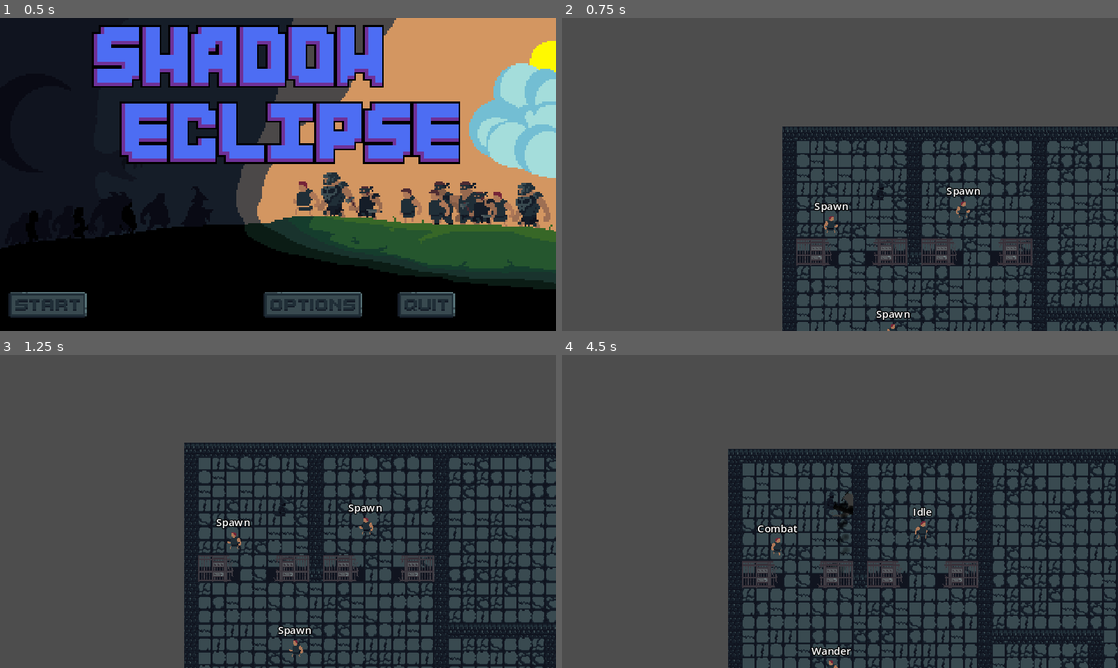
Above: before the commit, frames 1-4 (two rows, left to right).
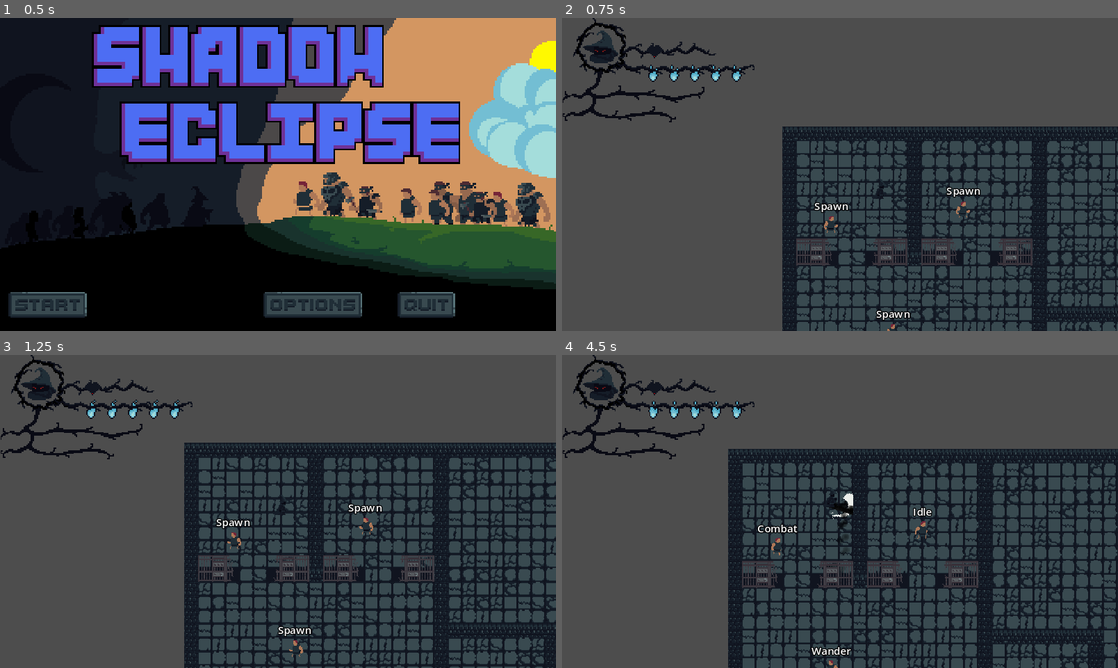
Above: after the commit, the same moments.

Repository: vyxul/Shadow-Eclipse
Game: Godot game, scene res://GameFiles/Scenes/Menu/StartScreen.tscn
Same seed, same stepped clock (60 frames per second), same inputs: the game is played once before the commit and once after it.
Inputs (mouse positions are in pixels of both pictures, inside the frame that each line leads up to):
- Up to frame 1 (0.5 s): no input
- Up to frame 2 (0.75 s): click (612, 309) at 0.5 s
- Up to frame 3 (1.25 s): no input
- Up to frame 4 (4.5 s): move the mouse to (795, 539) at 1.27 s; hold D (right) 1.28-2.03 s; tap C (c) at 1.35, 3.05, 3.6 s; tap R (r) at 1.55, 2.1, 3.8 s; move the mouse to (901, 524) at 2.02 s; hold S (down) 2.03-2.78 s; tap X (x) at 2.3, 2.85 s; move the mouse to (828, 605) at 2.77 s; hold D (right) 2.78-3.53 s; move the mouse to (812, 574) at 3.52 s; hold W (up) 3.53-4.28 s; move the mouse to (1006, 558) at 4.27 s; hold A (left) from 4.28 s (still down); click (1006, 558) at 4.35 s

Frame 1 is identical in both runs. In frame 2, 2.2% of the frame differs, in the area x 0-59%, y 0-59%; in frame 3, 2.2%; in frame 4, 2.3%, in the area x 0-53%, y 0-53%.

Commit message:
Added animation to player and wall collision to ranged attack

Diff:
--- a/GameFiles/Game Objects/Characters/NPC/bandit_melee_attack.tscn
+++ b/GameFiles/Game Objects/Characters/NPC/bandit_melee_attack.tscn
@@ -6,6 +6,33 @@
 
 [sub_resource type="RectangleShape2D" id="RectangleShape2D_0k5uf"]
 size = Vector2(42, 20)
+
+[sub_resource type="Animation" id="Animation_n11v8"]
+length = 0.001
+tracks/0/type = "value"
+tracks/0/imported = false
+tracks/0/enabled = true
+tracks/0/path = NodePath(".:frame")
+tracks/0/interp = 1
+tracks/0/loop_wrap = true
+tracks/0/keys = {
+"times": PackedFloat32Array(0),
+"transitions": PackedFloat32Array(1),
+"update": 1,
+"values": [0]
+}
+tracks/1/type = "value"
+tracks/1/imported = false
+tracks/1/enabled = true
+tracks/1/path = NodePath("../HitboxComponent/CollisionShape2D:disabled")
+tracks/1/interp = 1
+tracks/1/loop_wrap = true
+tracks/1/keys = {
+"times": PackedFloat32Array(0),
+"transitions": PackedFloat32Array(1),
+"update": 1,
+"values": [true]
+}
 
 [sub_resource type="Animation" id="Animation_v0fe1"]
 resource_name = "attack"
@@ -53,33 +80,6 @@
 "values": [false, true]
 }
 
-[sub_resource type="Animation" id="Animation_n11v8"]
-length = 0.001
-tracks/0/type = "value"
-tracks/0/imported = false
-tracks/0/enabled = true
-tracks/0/path = NodePath(".:frame")
-tracks/0/interp = 1
-tracks/0/loop_wrap = true
-tracks/0/keys = {
-"times": PackedFloat32Array(0),
-"transitions": PackedFloat32Array(1),
-"update": 1,
-"values": [0]
-}
-tracks/1/type = "value"
-tracks/1/imported = false
-tracks/1/enabled = true
-tracks/1/path = NodePath("../HitboxComponent/CollisionShape2D:disabled")
-tracks/1/interp = 1
-tracks/1/loop_wrap = true
-tracks/1/keys = {
-"times": PackedFloat32Array(0),
-"transitions": PackedFloat32Array(1),
-"update": 1,
-"values": [true]
-}
-
 [sub_resource type="AnimationLibrary" id="AnimationLibrary_hl5b4"]
 _data = {
 "RESET": SubResource("Animation_n11v8"),
@@ -105,6 +105,7 @@
 }
 
 [node name="Sprite2D" type="Sprite2D" parent="."]
+modulate = Color(1, 0, 0, 1)
 position = Vector2(-5, 0)
 rotation = -1.5708
 texture = ExtResource("2_xvwvw")
--- a/GameFiles/Game Objects/Characters/Player/player.gd
+++ b/GameFiles/Game Objects/Characters/Player/player.gd
@@ -9,8 +9,10 @@
 @onready var sprite_2d = $Sprite2D
 @onready var player_melee_controller = $PlayerMeleeController
 @onready var player_ranged_controller = $PlayerRangedController
+@onready var hurtbox_component = $HurtboxComponent
 @onready var health_component: HealthComponent = $HealthComponent
 @onready var mana_component: ManaComponent = $ManaComponent
+@onready var animation_player = $AnimationPlayer
 
 @onready var attack_flag = preload("res://GameFiles/Game Objects/UI Object/FollowerFlags/attack_flag.tscn")
 @onready var follow_target_flag = preload("res://GameFiles/Game Objects/UI Object/FollowerFlags/follow_target_flag.tscn")
@@ -21,6 +23,8 @@
 var followers: Dictionary = {}
 var follower_markers: Array = []
 var follower_count: int = 0
+var direction: int = 1
+var player_dead: bool = false
 
 
 func _ready():
@@ -36,15 +40,12 @@
 	GameData.player_mp_ui_ready.connect(on_player_mp_ui_ready)
 
 
-func _process(delta):
-	#update_follower_markers()
-	pass
-
-
 func _physics_process(delta):
+	if player_dead:
+		return
 
 	update_follower_markers()
-	move(delta)
+	move()
 	if Input.is_action_just_pressed("left_click"):
 		melee_attack()
 
@@ -60,7 +61,7 @@
 	if Input.is_action_just_pressed("z"):
 		command_attack_target()
 
-func move(delta: float):
+func move():
 	var move_direction = Input.get_vector("left", "right", "up", "down")
 	move_direction = move_direction.normalized()
 
@@ -72,8 +73,20 @@
 		move_speed = player_speed
 
 	var target_velocity = move_direction * move_speed
-	#velocity = velocity.lerp(target_velocity, 1 - exp(-delta * 5))
 	velocity = target_velocity
+
+	if !player_melee_controller.is_attacking && !player_ranged_controller.is_attacking:
+		if velocity == Vector2.ZERO:
+			animation_player.play("idle")
+		else:
+			animation_player.play("walk")
+
+	if   velocity.x < 0 && direction == 1:
+		sprite_2d.flip_h = true
+		direction = -1
+	elif velocity.x > 0 && direction == -1:
+		sprite_2d.flip_h = false
+		direction = 1
 
 	move_and_slide()
 
@@ -143,6 +156,11 @@
 
 
 func _on_health_component_health_depleted():
+	animation_player.play("death")
+	hurtbox_component.collision_layer = 0
+	player_dead = true
+	#set_process(false)
+	await animation_player.animation_finished
 	GameData.player_died.emit()
 
 
--- a/GameFiles/Game Objects/Characters/Player/player.tscn
+++ b/GameFiles/Game Objects/Characters/Player/player.tscn
@@ -1,13 +1,13 @@
-[gd_scene load_steps=11 format=3 uid="uid://cf2x6amj6vpyd"]
+[gd_scene load_steps=17 format=3 uid="uid://cf2x6amj6vpyd"]
 
 [ext_resource type="Script" path="res://GameFiles/Game Objects/Characters/Player/player.gd" id="1_n8ck6"]
-[ext_resource type="Texture2D" uid="uid://dopmhlwnubn3n" path="res://GameFiles/Assets/Art/Enemies/art_sprite_sheet.png" id="2_pacww"]
 [ext_resource type="PackedScene" uid="uid://bqdcxqfc7axov" path="res://GameFiles/Game Objects/Components/mana_component.tscn" id="3_cju8r"]
 [ext_resource type="PackedScene" uid="uid://c41nwnahfi0b8" path="res://GameFiles/Game Objects/Characters/Player/player_melee_controller.tscn" id="3_k76rs"]
 [ext_resource type="PackedScene" uid="uid://dt63tc60emsw" path="res://GameFiles/Game Objects/Characters/Player/player_ranged_controller.tscn" id="4_nx2hv"]
 [ext_resource type="PackedScene" uid="uid://b1un8xwx3gpmx" path="res://GameFiles/Game Objects/Characters/Player/player_recruit_controller.tscn" id="4_ve0m4"]
 [ext_resource type="PackedScene" uid="uid://b25iseq2d0dnd" path="res://GameFiles/Game Objects/Components/health_component.tscn" id="5_d4vni"]
 [ext_resource type="PackedScene" uid="uid://ydmxubnmay2o" path="res://GameFiles/Game Objects/Components/hurtbox_component.tscn" id="6_bsnab"]
+[ext_resource type="Texture2D" uid="uid://cmtigxw37g0c5" path="res://GameFiles/Assets/Art/Player/player_spritesheet.png" id="8_07ofq"]
 
 [sub_resource type="CapsuleShape2D" id="CapsuleShape2D_d3kbv"]
 radius = 5.0
@@ -16,6 +16,97 @@
 [sub_resource type="CapsuleShape2D" id="CapsuleShape2D_b0bgo"]
 radius = 3.99999
 height = 14.0
+
+[sub_resource type="Animation" id="Animation_disaq"]
+resource_name = "idle"
+length = 0.8
+loop_mode = 1
+tracks/0/type = "value"
+tracks/0/imported = false
+tracks/0/enabled = true
+tracks/0/path = NodePath("Sprite2D:frame")
+tracks/0/interp = 1
+tracks/0/loop_wrap = true
+tracks/0/keys = {
+"times": PackedFloat32Array(0, 0.1, 0.2, 0.3, 0.4, 0.5, 0.6, 0.7),
+"transitions": PackedFloat32Array(1, 1, 1, 1, 1, 1, 1, 1),
+"update": 1,
+"values": [0, 1, 2, 3, 4, 5, 6, 7]
+}
+
+[sub_resource type="Animation" id="Animation_dfuyo"]
+resource_name = "walk"
+length = 0.8
+loop_mode = 1
+tracks/0/type = "value"
+tracks/0/imported = false
+tracks/0/enabled = true
+tracks/0/path = NodePath("Sprite2D:frame")
+tracks/0/interp = 1
+tracks/0/loop_wrap = true
+tracks/0/keys = {
+"times": PackedFloat32Array(0, 0.1, 0.2, 0.3, 0.4, 0.5, 0.6, 0.7),
+"transitions": PackedFloat32Array(1, 1, 1, 1, 1, 1, 1, 1),
+"update": 1,
+"values": [8, 9, 10, 11, 12, 13, 14, 15]
+}
+
+[sub_resource type="Animation" id="Animation_hdp5e"]
+resource_name = "death"
+length = 0.8
+tracks/0/type = "value"
+tracks/0/imported = false
+tracks/0/enabled = true
+tracks/0/path = NodePath("Sprite2D:frame")
+tracks/0/interp = 1
+tracks/0/loop_wrap = true
+tracks/0/keys = {
+"times": PackedFloat32Array(0, 0.1, 0.2, 0.3, 0.4, 0.5, 0.6, 0.7),
+"transitions": PackedFloat32Array(1, 1, 1, 1, 1, 1, 1, 1),
+"update": 1,
+"values": [16, 17, 18, 19, 20, 21, 22, 23]
+}
+
+[sub_resource type="Animation" id="Animation_rigc7"]
+resource_name = "attack"
+length = 0.4
+step = 0.05
+tracks/0/type = "value"
+tracks/0/imported = false
+tracks/0/enabled = true
+tracks/0/path = NodePath("Sprite2D:frame")
+tracks/0/interp = 1
+tracks/0/loop_wrap = true
+tracks/0/keys = {
+"times": PackedFloat32Array(0, 0.05, 0.1, 0.15, 0.2, 0.25, 0.3, 0.35),
+"transitions": PackedFloat32Array(1, 1, 1, 1, 1, 1, 1, 1),
+"update": 1,
+"values": [24, 25, 26, 27, 28, 29, 30, 31]
+}
+
+[sub_resource type="Animation" id="Animation_7jcc3"]
+length = 0.001
+tracks/0/type = "value"
+tracks/0/imported = false
+tracks/0/enabled = true
+tracks/0/path = NodePath("Sprite2D:frame")
+tracks/0/interp = 1
+tracks/0/loop_wrap = true
+tracks/0/keys = {
+"times": PackedFloat32Array(0),
+"transitions": PackedFloat32Array(1),
+"update": 1,
+"values": [0]
+}
+
+[sub_resource type="AnimationLibrary" id="AnimationLibrary_rdaru"]
+_data = {
+"RESET": SubResource("Animation_7jcc3"),
+"attack": SubResource("Animation_rigc7"),
+"death": SubResource("Animation_hdp5e"),
+"idle": SubResource("Animation_disaq"),
+"walk": SubResource("Animation_dfuyo")
+}
 
 [node name="Player" type="CharacterBody2D" groups=["player"]]
 z_index = 1
@@ -27,10 +118,9 @@
 player_speed = 100.0
 
 [node name="HealthComponent" parent="." instance=ExtResource("5_d4vni")]
-max_health_points = 11.0
 
 [node name="ManaComponent" parent="." instance=ExtResource("3_cju8r")]
-max_mana_points = 50
+max_mana_points = 50.0
 
 [node name="HurtboxComponent" parent="." node_paths=PackedStringArray("health_component") instance=ExtResource("6_bsnab")]
 collision_layer = 2
@@ -52,7 +142,8 @@
 
 [node name="PlayerMeleeController" parent="." instance=ExtResource("3_k76rs")]
 
-[node name="PlayerRangedController" parent="." instance=ExtResource("4_nx2hv")]
+[node name="PlayerRangedController" parent="." node_paths=PackedStringArray("mana_component") instance=ExtResource("4_nx2hv")]
+mana_component = NodePath("../ManaComponent")
 
 [node name="PlayerRecruitController" parent="." node_paths=PackedStringArray("player") instance=ExtResource("4_ve0m4")]
 player = NodePath("..")
@@ -115,14 +206,20 @@
 
 [node name="Sprite2D" type="Sprite2D" parent="."]
 y_sort_enabled = true
-position = Vector2(0, 3)
-texture = ExtResource("2_pacww")
-offset = Vector2(0, -11)
+texture = ExtResource("8_07ofq")
+offset = Vector2(2, -14)
+hframes = 8
+vframes = 4
 region_enabled = true
-region_rect = Rect2(7, 169, 16, 23)
+region_rect = Rect2(0, 0, 512, 256)
 
 [node name="NavigationAgent2D" type="NavigationAgent2D" parent="."]
 path_desired_distance = 8.0
+
+[node name="AnimationPlayer" type="AnimationPlayer" parent="."]
+libraries = {
+"": SubResource("AnimationLibrary_rdaru")
+}
 
 [connection signal="health_depleted" from="HealthComponent" to="." method="_on_health_component_health_depleted"]
 [connection signal="health_lost" from="HealthComponent" to="." method="_on_health_component_health_lost"]
--- a/GameFiles/Game Objects/Characters/Player/player_melee_attack.gd
+++ b/GameFiles/Game Objects/Characters/Player/player_melee_attack.gd
@@ -1,4 +1,6 @@
 extends Node2D
+
+signal finished
 
 const extension_range = 8
 
@@ -38,3 +40,7 @@
 func attack():
 	set_attack_position()
 	$AnimationPlayer.play("attack")
+
+
+func emit_finished():
+	finished.emit()
--- a/GameFiles/Game Objects/Characters/Player/player_melee_attack.tscn
+++ b/GameFiles/Game Objects/Characters/Player/player_melee_attack.tscn
@@ -105,9 +105,12 @@
 tracks/2/interp = 1
 tracks/2/loop_wrap = true
 tracks/2/keys = {
-"times": PackedFloat32Array(0.41),
-"transitions": PackedFloat32Array(1),
+"times": PackedFloat32Array(0.4, 0.41),
+"transitions": PackedFloat32Array(1, 1),
 "values": [{
+"args": [],
+"method": &"emit_finished"
+}, {
 "args": [],
 "method": &"queue_free"
 }]
@@ -174,7 +177,6 @@
 }
 
 [node name="Sprite2D" type="Sprite2D" parent="."]
-modulate = Color(0.254902, 0.254902, 0.254902, 1)
 rotation = -1.57079
 texture = ExtResource("2_ogl15")
 hframes = 8
--- a/GameFiles/Game Objects/Characters/Player/player_melee_controller.gd
+++ b/GameFiles/Game Objects/Characters/Player/player_melee_controller.gd
@@ -1,13 +1,30 @@
-extends Node
+extends Node2D
 
 @onready var player_melee_attack = preload("res://GameFiles/Game Objects/Characters/Player/player_melee_attack.tscn")
 
 @export var melee_attack_damage: int = 1
 
+var is_attacking: bool
+
 
 func attack(player_sprite: Node):
+	if is_attacking:
+		return
+
+	is_attacking = true
 	var player_melee_attack_instance = player_melee_attack.instantiate()
 	player_sprite.add_child(player_melee_attack_instance)
 	player_melee_attack_instance.set_damage(melee_attack_damage)
 	player_melee_attack_instance.set_faction(GameData.Factions.SHADOW)
+	player_melee_attack_instance.finished.connect(on_finished)
 	player_melee_attack_instance.attack()
+
+	var player = get_parent()
+	var animation_player = player.animation_player
+	animation_player.play("attack")
+	var attack_direction = get_global_mouse_position() - player.global_position
+	player.sprite_2d.flip_h = attack_direction.x < 0
+
+
+func on_finished():
+	is_attacking = false
--- a/GameFiles/Game Objects/Characters/Player/player_melee_controller.tscn
+++ b/GameFiles/Game Objects/Characters/Player/player_melee_controller.tscn
@@ -2,5 +2,5 @@
 
 [ext_resource type="Script" path="res://GameFiles/Game Objects/Characters/Player/player_melee_controller.gd" id="1_y7ety"]
 
-[node name="PlayerMeleeController" type="Node"]
+[node name="PlayerMeleeController" type="Node2D"]
 script = ExtResource("1_y7ety")
--- a/GameFiles/Game Objects/Characters/Player/player_ranged_attack.gd
+++ b/GameFiles/Game Objects/Characters/Player/player_ranged_attack.gd
@@ -75,6 +75,8 @@
 
 
 func _process(delta):
+	if is_on_wall() || is_on_ceiling() || is_on_floor():
+		queue_free()
 	move_and_slide()
 
 
--- a/GameFiles/Game Objects/Characters/Player/player_ranged_attack.tscn
+++ b/GameFiles/Game Objects/Characters/Player/player_ranged_attack.tscn
@@ -47,8 +47,12 @@
 "attack": SubResource("Animation_03b6c")
 }
 
+[sub_resource type="CapsuleShape2D" id="CapsuleShape2D_4ib3p"]
+height = 96.0
+
 [node name="PlayerRangedAttack" type="CharacterBody2D"]
 scale = Vector2(0.25, 0.25)
+collision_layer = 0
 script = ExtResource("1_prh32")
 
 [node name="HitboxComponent" parent="." instance=ExtResource("3_2ccgd")]
@@ -75,3 +79,7 @@
 scale = Vector2(4, 4)
 texture = ExtResource("2_hywmb")
 hframes = 8
+
+[node name="CollisionShape2D" type="CollisionShape2D" parent="."]
+position = Vector2(0, -64)
+shape = SubResource("CapsuleShape2D_4ib3p")
--- a/GameFiles/Game Objects/Characters/Player/player_ranged_controller.gd
+++ b/GameFiles/Game Objects/Characters/Player/player_ranged_controller.gd
@@ -1,14 +1,26 @@
-extends Node
+extends Node2D
 
 @onready var player_range_attack = preload("res://GameFiles/Game Objects/Characters/Player/player_ranged_attack.tscn")
+@onready var timer = $Timer
 
+@export var mana_component: ManaComponent
 @export_range(100, 2000) var projectile_speed: float = 100
 @export_range(.1, 10) var projectile_time: float = 5
 @export_range(1, 999) var range_attack_damage: int = 1
 @export_range(1, 999) var range_attack_pierce_limit: int = 1
+@export var attack_cooldown: float = .2
+@export var mana_cost: float = 4
 
+var is_attacking: bool = false
 
 func attack():
+	if is_attacking:
+		return
+
+	is_attacking = true
+	timer.wait_time = attack_cooldown
+	timer.start()
+
 	var player_range_attack_instance = player_range_attack.instantiate()
 	var projectiles_layer = get_tree().get_first_node_in_group("projectiles")
 	projectiles_layer.add_child(player_range_attack_instance)
@@ -20,3 +32,12 @@
 	player_range_attack_instance.set_faction(GameData.Factions.SHADOW)
 
 	player_range_attack_instance.attack()
+
+	var player = get_parent()
+	var animation_player = player.animation_player
+	animation_player.play("attack", -1, 2)
+	var attack_direction = get_global_mouse_position() - player.global_position
+	player.sprite_2d.flip_h = attack_direction.x < 0
+
+func _on_timer_timeout():
+	is_attacking = false
--- a/GameFiles/Game Objects/Characters/Player/player_ranged_controller.tscn
+++ b/GameFiles/Game Objects/Characters/Player/player_ranged_controller.tscn
@@ -2,5 +2,9 @@
 
 [ext_resource type="Script" path="res://GameFiles/Game Objects/Characters/Player/player_ranged_controller.gd" id="1_d5l2r"]
 
-[node name="PlayerRangedController" type="Node"]
+[node name="PlayerRangedController" type="Node2D"]
 script = ExtResource("1_d5l2r")
+
+[node name="Timer" type="Timer" parent="."]
+
+[connection signal="timeout" from="Timer" to="." method="_on_timer_timeout"]
--- a/GameFiles/Game Objects/Components/hitbox_component.gd
+++ b/GameFiles/Game Objects/Components/hitbox_component.gd
@@ -1,6 +1,7 @@
 extends Area2D
 class_name HitboxComponent
 
+signal wall_hit
 signal enemy_hit
 
 func _on_area_entered(area):
--- a/GameFiles/Game Objects/Components/hitbox_component.tscn
+++ b/GameFiles/Game Objects/Components/hitbox_component.tscn
@@ -7,3 +7,6 @@
 script = ExtResource("1_v305o")
 
 [connection signal="area_entered" from="." to="." method="_on_area_entered"]
+[connection signal="area_shape_entered" from="." to="." method="_on_area_shape_entered"]
+[connection signal="body_entered" from="." to="." method="_on_body_entered"]
+[connection signal="body_shape_entered" from="." to="." method="_on_body_shape_entered"]
--- a/GameFiles/Game Objects/Components/mana_component.gd
+++ b/GameFiles/Game Objects/Components/mana_component.gd
@@ -4,8 +4,8 @@
 signal mana_depleted
 signal mana_lost
 
-@export var max_mana_points: int = 0
-@export var current_mana_points: int = 0
+@export var max_mana_points: float = 0
+@export var current_mana_points: float = 0
 @export var start_mana_hp: bool = true
 
 func _ready():
@@ -21,7 +21,7 @@
 		mana_depleted.emit()
 
 
-func use(mana_used: int):
+func use(mana_used: float):
 	if mana_used <= 0:
 		return
 
--- a/GameFiles/Resources/Tilesets/prison_tileset.tres
+++ b/GameFiles/Resources/Tilesets/prison_tileset.tres
@@ -939,7 +939,6 @@
 
 [resource]
 physics_layer_0/collision_layer = 1
-physics_layer_0/collision_mask = 0
 navigation_layer_0/layers = 1
 sources/0 = SubResource("TileSetAtlasSource_qok6x")
 sources/1 = SubResource("TileSetAtlasSource_cp0i3")
--- a/GameFiles/Scenes/Levels/Prison/PrisonLevel.tscn
+++ b/GameFiles/Scenes/Levels/Prison/PrisonLevel.tscn
@@ -68,7 +68,6 @@
 offset_bottom = 40.0
 
 [node name="PlayerResourceBars" parent="UI" instance=ExtResource("5_prfgb")]
-visible = false
 
 [node name="Fountain" parent="." instance=ExtResource("5_lghrh")]
 position = Vector2(762, 745)
--- a/GameFiles/Scenes/UI/player_icon.tscn
+++ b/GameFiles/Scenes/UI/player_icon.tscn
@@ -9,12 +9,14 @@
 anchors_preset = 15
 anchor_right = 1.0
 anchor_bottom = 1.0
-offset_right = -896.0
-offset_bottom = -476.0
+offset_right = -576.0
+offset_bottom = -296.0
 grow_horizontal = 2
 grow_vertical = 2
 
 [node name="PlayerBar" type="Sprite2D" parent="."]
+position = Vector2(89, 60)
+scale = Vector2(1.5, 1.5)
 texture = ExtResource("1_fj1xo")
 region_enabled = true
 region_rect = Rect2(2, 14, 118, 80)
--- a/GameFiles/Scenes/UI/player_mana_bar.gd
+++ b/GameFiles/Scenes/UI/player_mana_bar.gd
@@ -9,7 +9,7 @@
 var player_mana_scene = preload("res://GameFiles/Scenes/UI/player_mana.tscn")
 
 var current_orbs_displayed: int = 0
-@export var mana_per_orb: int = 10
+@export var mana_per_orb: float = 10
 
 func _ready():
 	#update_mana_display()
@@ -65,7 +65,7 @@
 	var partial_orb_count = 0
 	# if player current mana is not cleanly divisible by mana_per_orb,
 	# we have a partial orb
-	if ((player_current_mana % mana_per_orb) > 0):
+	if (fmod(player_current_mana, mana_per_orb) > 0):
 		partial_orb_count = 1
 	# empty orbs should just be whatever is left after subtracting
 	# full and partial from total orb count
@@ -81,7 +81,7 @@
 		index += 1
 	# partial orb, should only be 1 if not 0
 	if partial_orb_count == 1:
-		var mana_percentage = float(player_current_mana % mana_per_orb) / mana_per_orb
+		var mana_percentage = float(fmod(player_current_mana, mana_per_orb)) / mana_per_orb
 		orbs[index].set_mana_partial(mana_percentage)
 		index += 1
 	# empty orbs, could be 0 or up to max_orbs - 1
--- a/GameFiles/Scenes/UI/player_resource_bars.tscn
+++ b/GameFiles/Scenes/UI/player_resource_bars.tscn
@@ -7,19 +7,17 @@
 [node name="PlayerResourceBars" type="CanvasLayer"]
 
 [node name="PlayerIcon" parent="." instance=ExtResource("2_jlqfy")]
-offset_left = 50.0
-offset_top = 38.0
-offset_right = -206.0
-offset_bottom = -78.0
 
 [node name="PlayerHeartBar" parent="." instance=ExtResource("2_rrjye")]
-offset_left = 53.0
-offset_top = 16.0
-offset_right = 53.0
-offset_bottom = 16.0
+offset_left = 94.0
+offset_top = 27.0
+offset_right = 94.0
+offset_bottom = 27.0
+scale = Vector2(1.5, 1.5)
 
 [node name="PlayerManaBar" parent="." instance=ExtResource("3_sa83v")]
-offset_left = 53.0
-offset_top = 32.0
-offset_right = 53.0
-offset_bottom = 32.0
+offset_left = 93.0
+offset_top = 51.0
+offset_right = 93.0
+offset_bottom = 51.0
+scale = Vector2(1.5, 1.5)
Binary file added: GameFiles/Assets/Art/Player/player_spritesheet.png
Not shown, added: GameFiles/Assets/Art/Player/player_spritesheet.png.import
Not shown: 1 places in GameFiles/Game Objects/Characters/NPC/bandit_melee_attack.tscn that only renumber resources
Not shown: 1 places in GameFiles/Game Objects/Characters/Player/player_ranged_attack.tscn that only renumber resources
